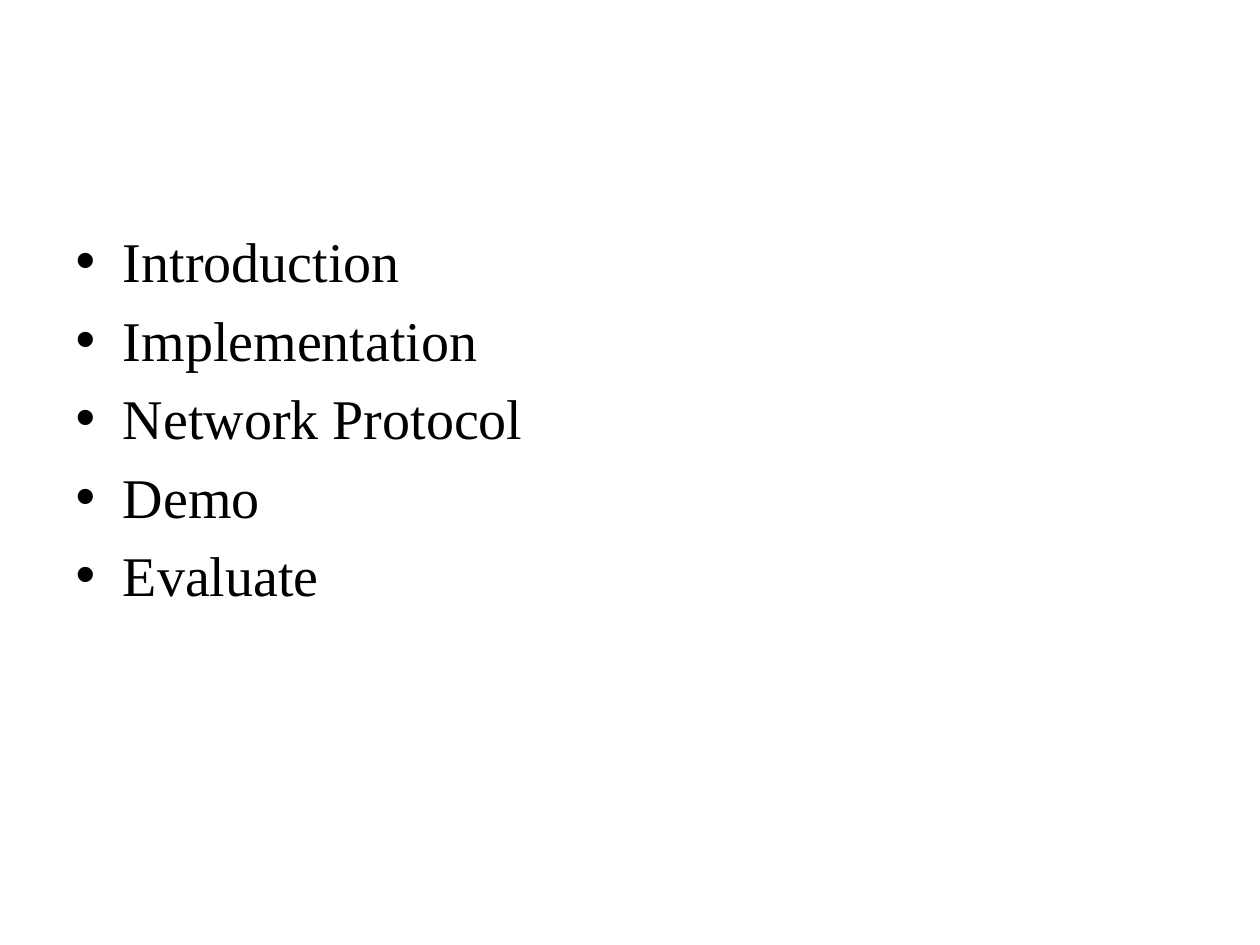
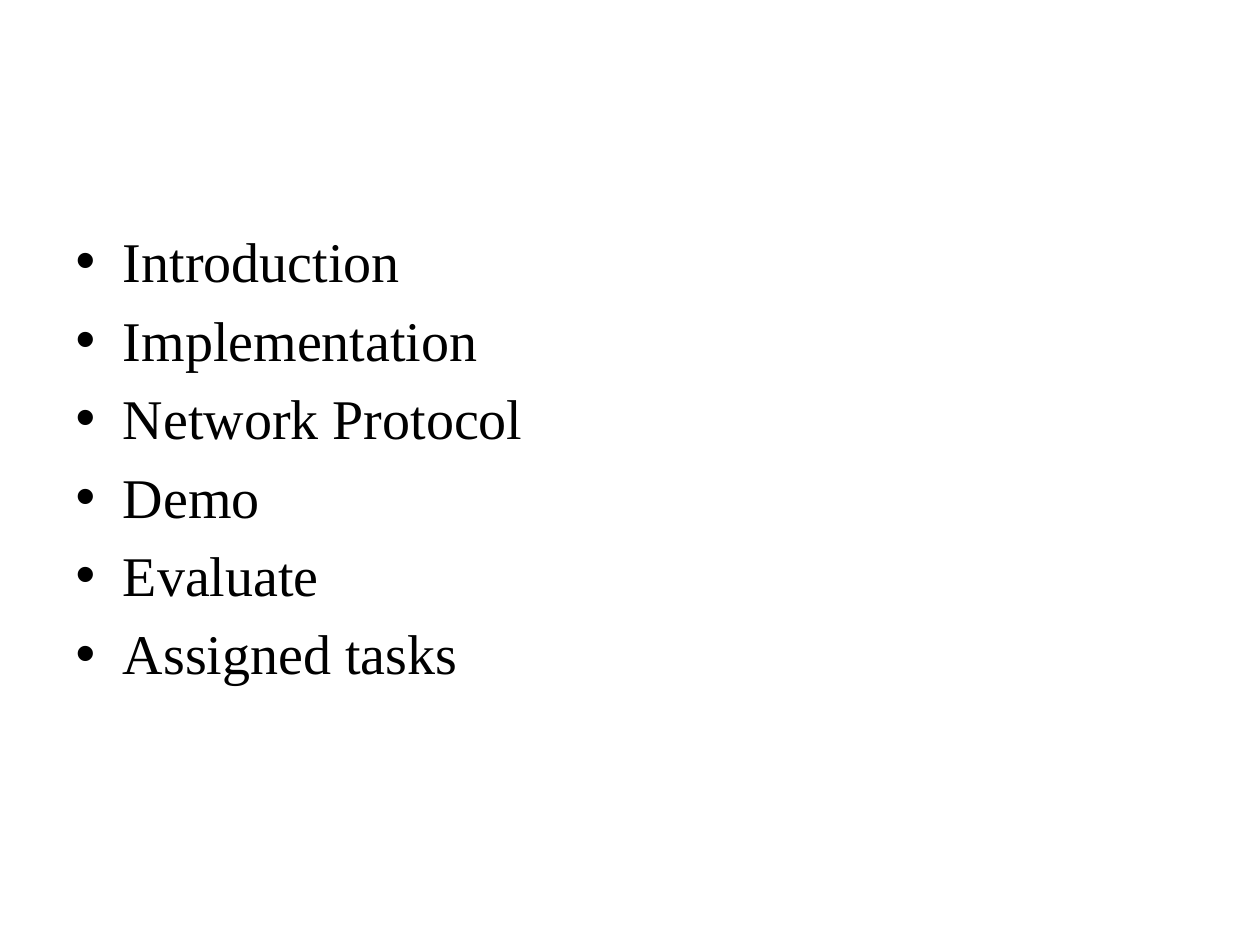
Before and after one commit to kienmetalrock/NePro2011-aki, a slide deck: slide 2 of netwok_project.pptx. Drawn at 1260x945 pixels with LibreOffice and Linux fonts; fonts in the diff are those of the drawing; background and template pictures are left out. Boxes give left, top, right and bottom in pixels: in the first picture for what was removed or moved away, otherwise in the second. Text is boxed around its words. In the diff, an @@ line names an element or a change of style, - is before the commit and + after.

Commit message:
slide2

```diff
--- a/netwok_project.pptx
+++ b/netwok_project.pptx
@@ text at (123, 635, 457, 685): paragraph added @@
+• Assigned tasks
```
Also in this commit, not shown: 3 other slides changed, 2 slides added.
